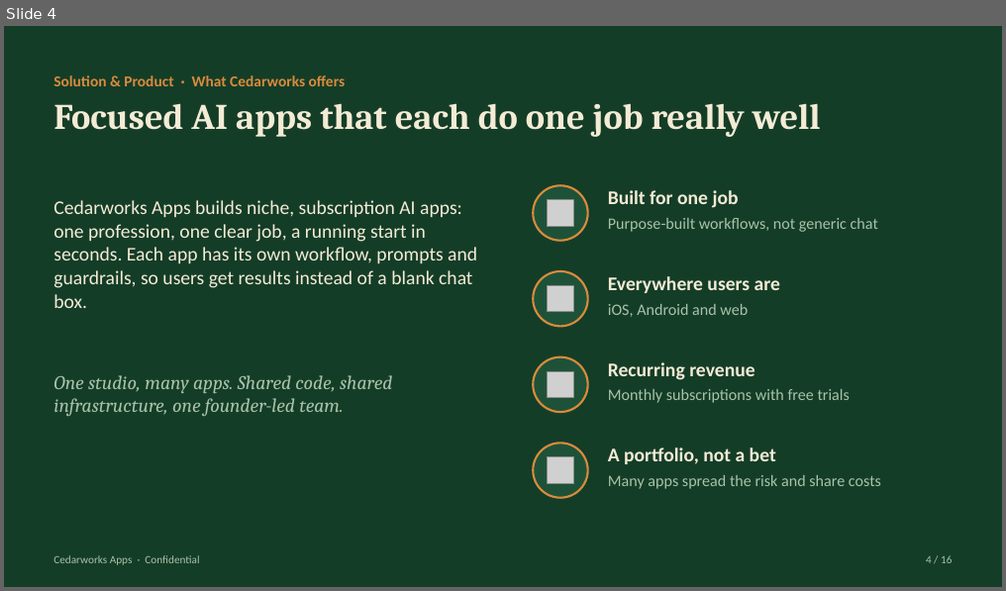
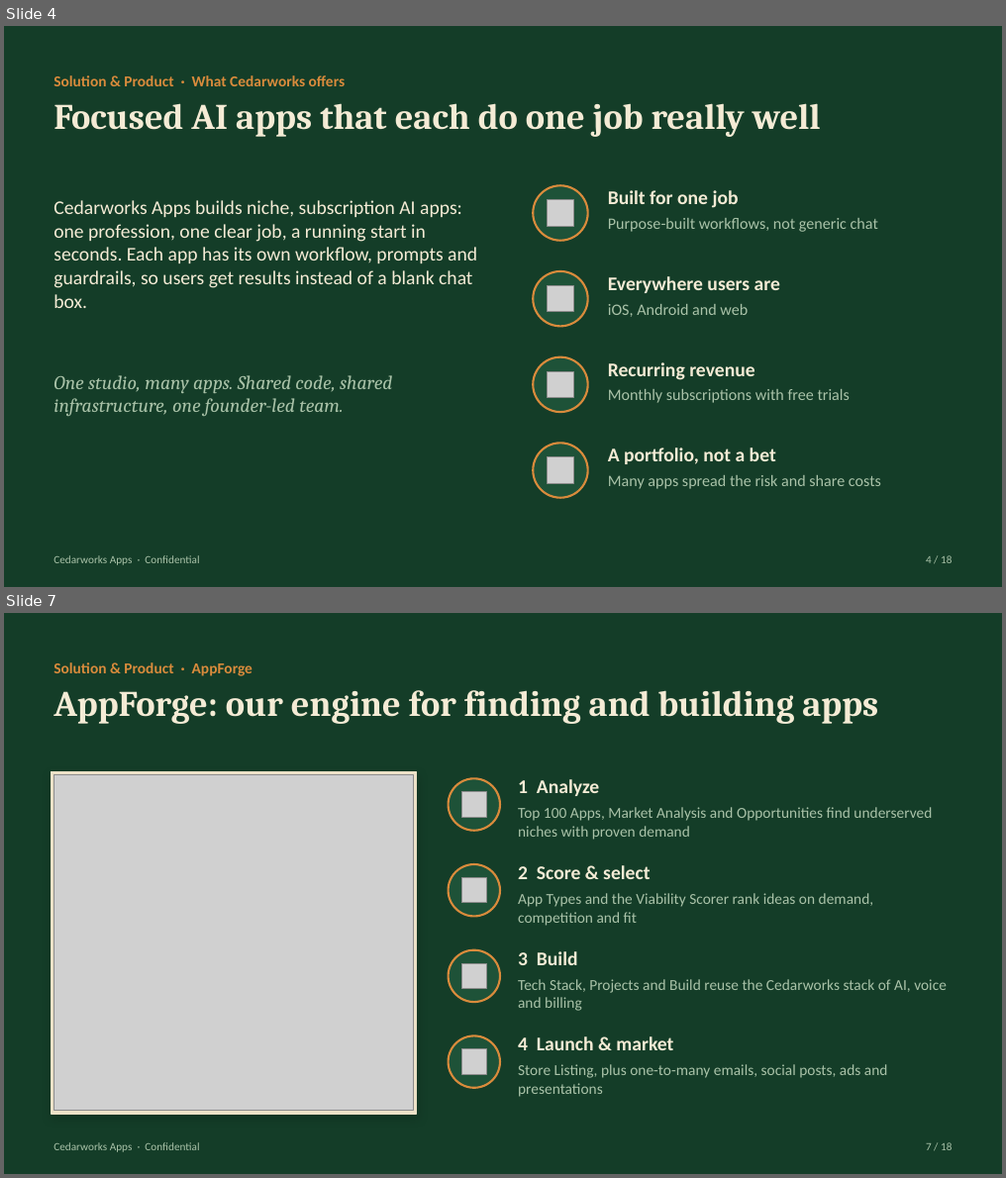
Before and after one commit to Pastorai1/Cedarworksapps, a slide deck: pitch-deck/Cedarworks-Apps-Pitch-Deck.pptx. Shown one above the other, each under a label of ours: slide 4 before the commit, slides 4 and 7 after it; the slides between them are not shown. The pictures are 1006x591 and 1006x1178 pixels, drawn with LibreOffice and Linux fonts; fonts in the diff are those of the drawing; grey boxes stand for pictures. Boxes give left, top, right and bottom in pixels: in the first picture for what was removed or moved away, otherwise in the second. Text is boxed around its words. In the diff, an @@ line names an element or a change of style, - is before the commit and + after.

```diff
--- a/pitch-deck/Cedarworks-Apps-Pitch-Deck.pptx
+++ b/pitch-deck/Cedarworks-Apps-Pitch-Deck.pptx
@@ slide 7 added at bbox=[4, 613, 1002, 1174], background #143D28 @@
@@ text added at bbox=[54, 663, 252, 676], 11 pt, text #D98B3C, bold @@
+Solution & Product · AppForge
@@ text added at bbox=[54, 690, 878, 724], 26 pt, text #F4EBD5, bold @@
+AppForge: our engine for finding and building apps
@@ rectangle added at bbox=[51, 771, 416, 1114], fill #ECE1C7, outline #ECE1C7 1 pt @@
@@ picture added at bbox=[54, 774, 413, 1111] @@
@@ ellipse added at bbox=[449, 778, 500, 831], fill #1E5238, outline #D98B3C 1.5 pt @@
@@ text added at bbox=[518, 779, 599, 796], 14 pt, text #F4EBD5, bold @@
+1 Analyze
@@ picture added at bbox=[462, 792, 487, 818] @@
@@ text added at bbox=[518, 807, 932, 840], 11 pt, text #A9C2A8 @@
+Top 100 Apps, Market Analysis and Opportunities find underserved niches with proven demand
@@ ellipse added at bbox=[449, 864, 500, 916], fill #1E5238, outline #D98B3C 1.5 pt @@
@@ picture added at bbox=[462, 878, 487, 903] @@
@@ text added at bbox=[518, 865, 649, 879], 14 pt, text #F4EBD5, bold @@
+2 Score & select
@@ text added at bbox=[518, 893, 874, 926], 11 pt, text #A9C2A8 @@
+App Types and the Viability Scorer rank ideas on demand, competition and fit
@@ ellipse added at bbox=[449, 951, 500, 1002], fill #1E5238, outline #D98B3C 1.5 pt @@
@@ picture added at bbox=[462, 964, 487, 989] @@
@@ text added at bbox=[518, 952, 578, 965], 14 pt, text #F4EBD5, bold @@
+3 Build
@@ text added at bbox=[518, 979, 946, 1011], 11 pt, text #A9C2A8 @@
+Tech Stack, Projects and Build reuse the Cedarworks stack of AI, voice and billing
@@ ellipse added at bbox=[449, 1036, 500, 1088], fill #1E5238, outline #D98B3C 1.5 pt @@
@@ picture added at bbox=[462, 1051, 487, 1075] @@
@@ text added at bbox=[518, 1037, 673, 1051], 14 pt, text #F4EBD5, bold @@
+4 Launch & market
@@ text added at bbox=[518, 1064, 888, 1097], 11 pt, text #A9C2A8 @@
+Store Listing, plus one-to-many emails, social posts, ads and presentations
@@ text added at bbox=[54, 1143, 199, 1153], 8 pt, text #A9C2A8 @@
+Cedarworks Apps · Confidential
@@ text added at bbox=[926, 1143, 951, 1151], 8 pt, text #A9C2A8 @@
+7 / 18
```
Also in this commit, not shown: 13 other slides changed, 3 other slides added, 2 slides removed, 9 other files.
